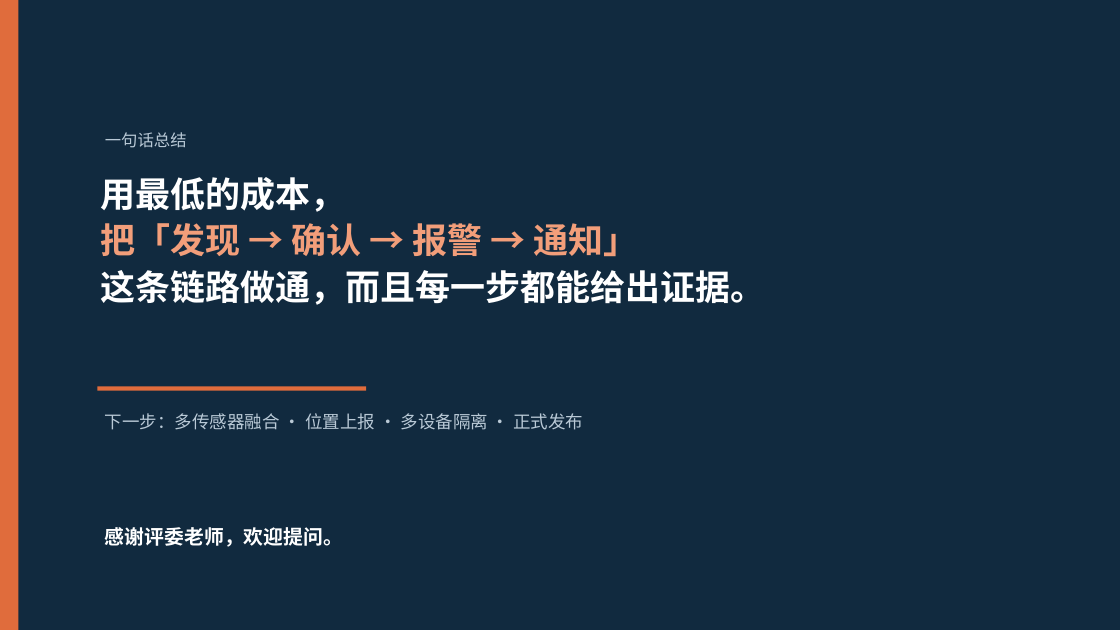
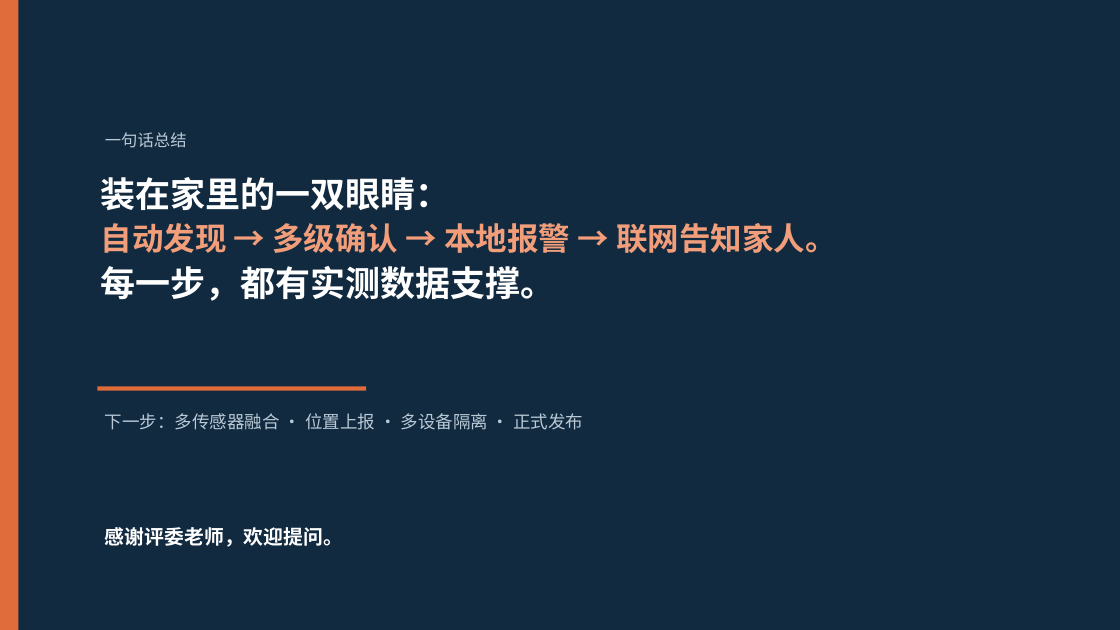
Before and after one commit to Maxsunset/SilverGuard, a slide deck: slide 14 of SilverGuard/docs/SilverGuard_答辩_设计思路与亮点.pptx (slide 13 before the commit). Drawn at 1120x630 pixels with LibreOffice and Linux fonts; fonts in the diff are those of the drawing. Boxes give left, top, right and bottom in pixels: in the first picture for what was removed or moved away, otherwise in the second. Text is boxed around its words. In the diff, an @@ line names an element or a change of style, - is before the commit and + after.

```diff
--- a/SilverGuard/docs/SilverGuard_答辩_设计思路与亮点.pptx
+++ b/SilverGuard/docs/SilverGuard_答辩_设计思路与亮点.pptx
@@ text at (x1=101, y1=177, x2=837, y2=301): text changed @@
-用最低的成本，
-把「发现 → 确认 → 报警 → 通知」
-这条链路做通，而且每一步都能给出证据。
+装在家里的一双眼睛：
+自动发现 → 多级确认 → 本地报警 → 联网告知家人。
+每一步，都有实测数据支撑。
```
Also in this commit, not shown: 12 other slides changed, 1 slide added.
